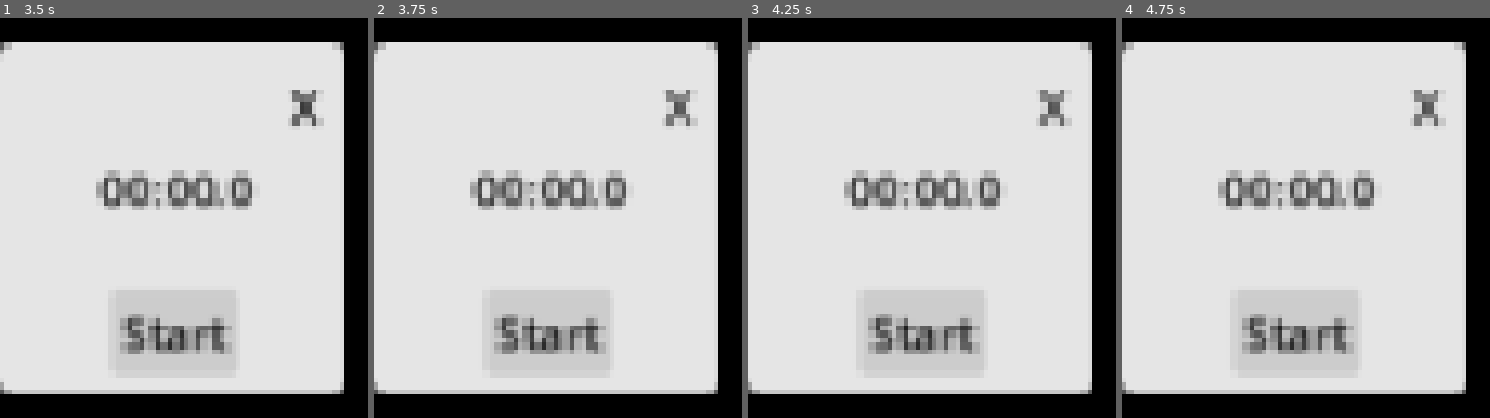
Above: before the commit, frames 1-4 (left to right).
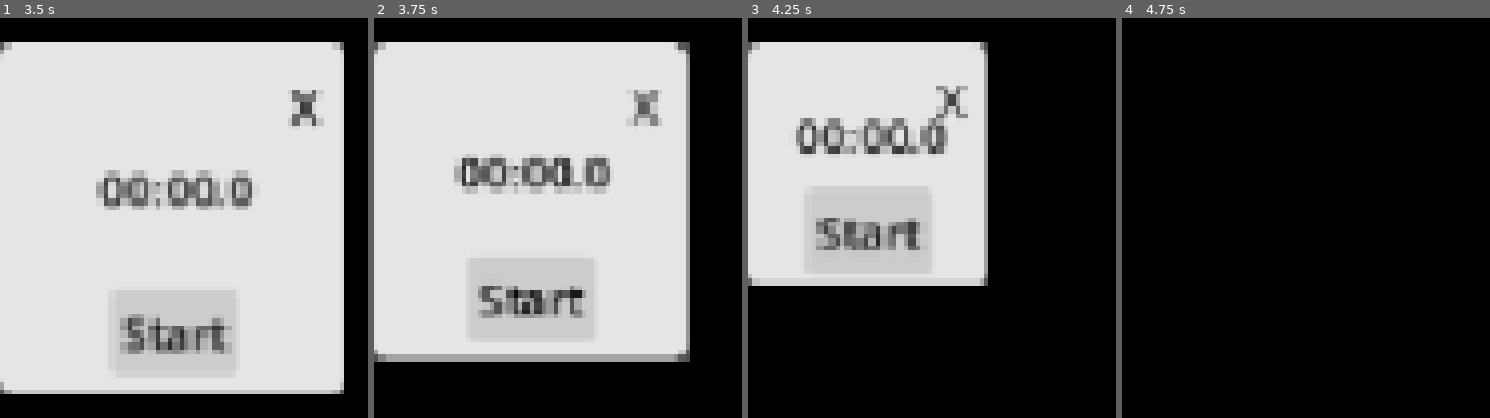
Above: after the commit, the same moments.

Repository: Stenium112/Catssroom
Game: Godot game, scene res://chrono.tscn
The game is run twice, just before and just after one commit, with the same random seed, the same clock (stepped at 60 frames per second) and the same inputs. This scene is started directly instead of the project's main scene.
Inputs (mouse positions are in pixels of both pictures, inside the frame that each line leads up to):
- Up to frame 1 (3.5 s): click "Start" at 0.5 s; click "Start" at 1.25 s; click "Start" at 2 s; click "X" at 2.75 s
- Up to frame 2 (3.75 s): tap Enter at 3.5 s; move the mouse to (outside the picture) at 3.52 s; hold Mouse wheel down (mouse wheel down) from 3.53 s (still down)
- Up to frame 3 (4.25 s): keep holding Mouse wheel down (mouse wheel down); tap Mouse wheel up (mouse wheel up) at 3.8 s
- Up to frame 4 (4.75 s): move the mouse to (outside the picture) at 4.27 s; release Mouse wheel down (mouse wheel down) at 4.28 s; tap Mouse wheel up (mouse wheel up) at 4.35 s; tap Middle mouse button (mouse wheel, bound only after the comm… at 4.55 s

Frame 1 is identical in both runs. In frame 2, 28% of the frame differs, in the area x 0-94%, y 6-94%; in frame 3, 54%; in frame 4, 82%.

Commit message:
Trying window resize

Diff:
--- a/chrono.gd
+++ b/chrono.gd
@@ -23,6 +23,14 @@
 
 	if Input.is_action_pressed("left click"):
 		chrono.start_drag()
+
+	if Input.is_action_pressed("mouse wheel down"):
+		chrono.size -= Vector2i(1,1)
+	if Input.is_action_pressed("mouse wheel up"):
+		chrono.size += Vector2i(1,1)
+	if Input.is_action_just_pressed("mouse wheel"):
+		chrono.size = Vector2i(1,1)
+
 
 func arrange_string(_time: float) -> void:
 	var dict: Dictionary = convert_time(_time)
--- a/project.godot
+++ b/project.godot
@@ -59,6 +59,11 @@
 "events": [Object(InputEventMouseButton,"resource_local_to_scene":false,"resource_name":"","device":-1,"window_id":0,"a …(258 unchanged characters)…
 ]
 }
+"mouse wheel"={
+"deadzone": 0.2,
+"events": [Object(InputEventMouseButton,"resource_local_to_scene":false,"resource_name":"","device":-1,"window_id":0,"alt_pressed":false,"shift_pressed":false,"ctrl_pressed":false,"meta_pressed":false,"button_mask":4,"position":Vector2(189, 13),"global_position":Vector2(198, 61),"factor":1.0,"button_index":3,"canceled":false,"pressed":true,"double_click":false,"script":null)
+]
+}
 
 [rendering]
 
